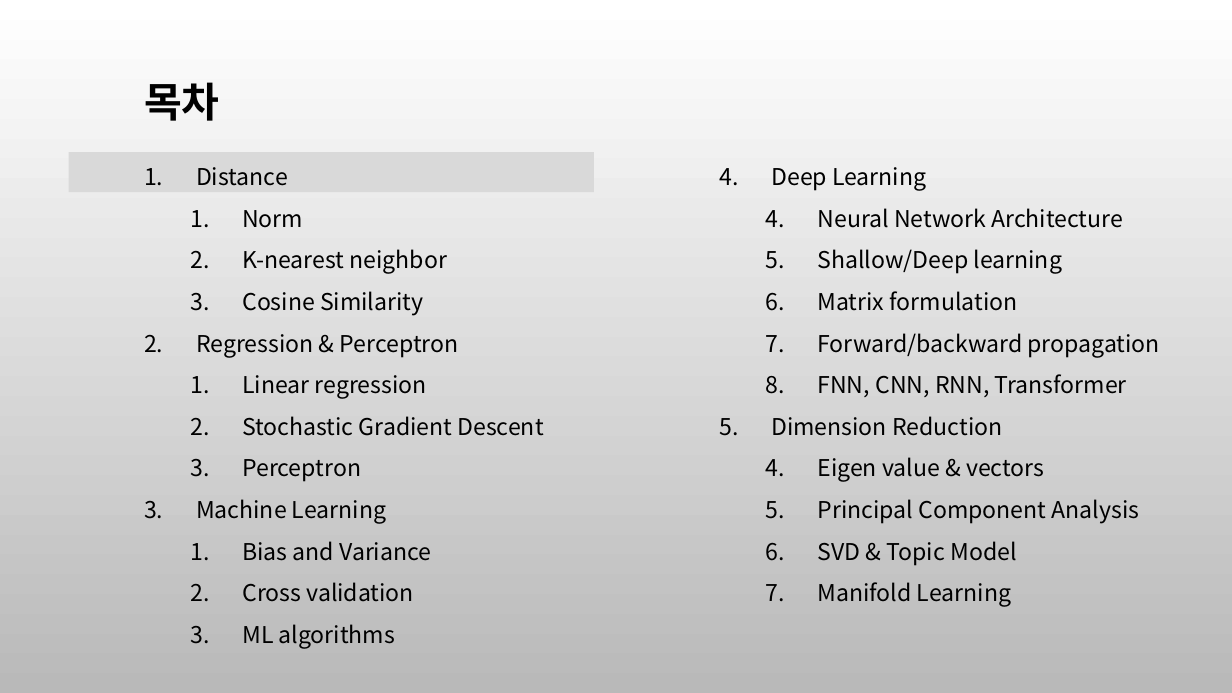
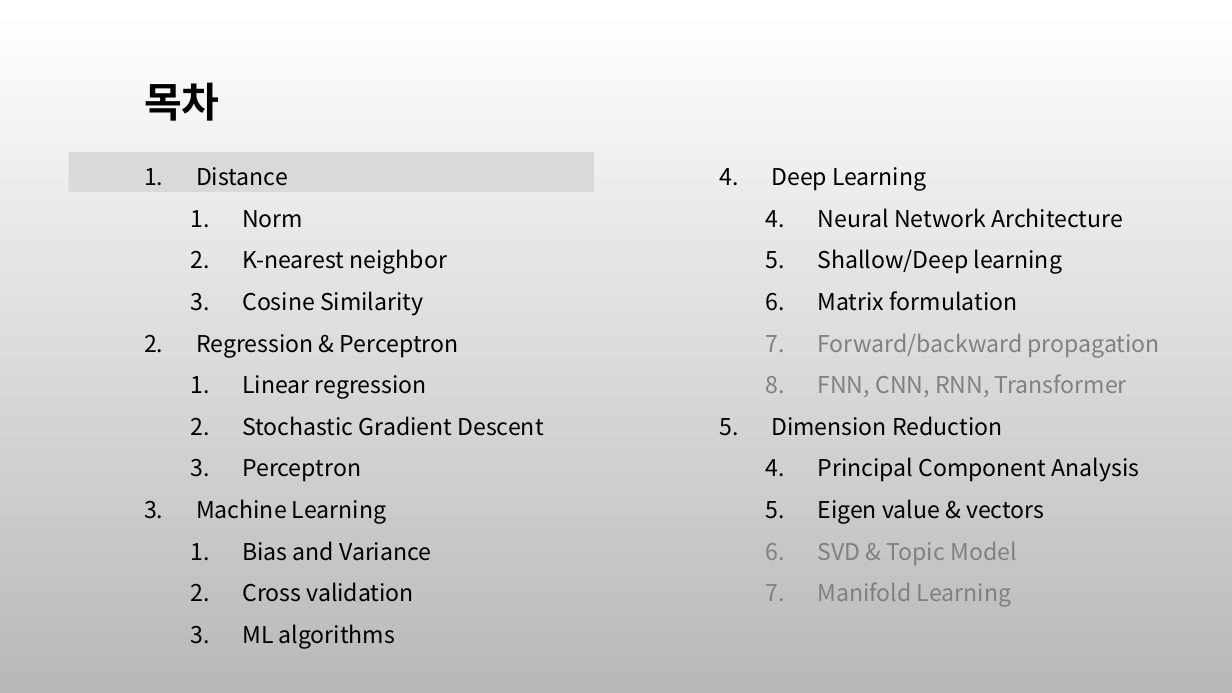
Before and after one commit to ancestor9/mathematics-for-machine-learning, a slide deck: slide 2 of 7_Applications of mathematics.pptx. Drawn at 1232x693 pixels with LibreOffice and Linux fonts; fonts in the diff are those of the drawing; background and template pictures are left out. Boxes give left, top, right and bottom in pixels: in the first picture for what was removed or moved away, otherwise in the second. Text is boxed around its words. In the diff, an @@ line names an element or a change of style, - is before the commit and + after.

```diff
--- a/7_Applications of mathematics.pptx
+++ b/7_Applications of mathematics.pptx
@@ text at bbox=[818, 334, 1160, 607]: text colour #000000 to #808080 in "Forward/backward propagation", "FNN, CNN, RNN, Transformer", "SVD & Topic Model", "Manifold Learning" @@
@@ text at bbox=[818, 457, 1140, 482]: paragraph added @@
+  4. Principal Component Analysis
@@ text at bbox=[818, 499, 1140, 524]: paragraph removed @@
-  5. Principal Component Analysis
```
Also in this commit, not shown: 6 other slides changed, 6 slides added, 11 slides removed.
